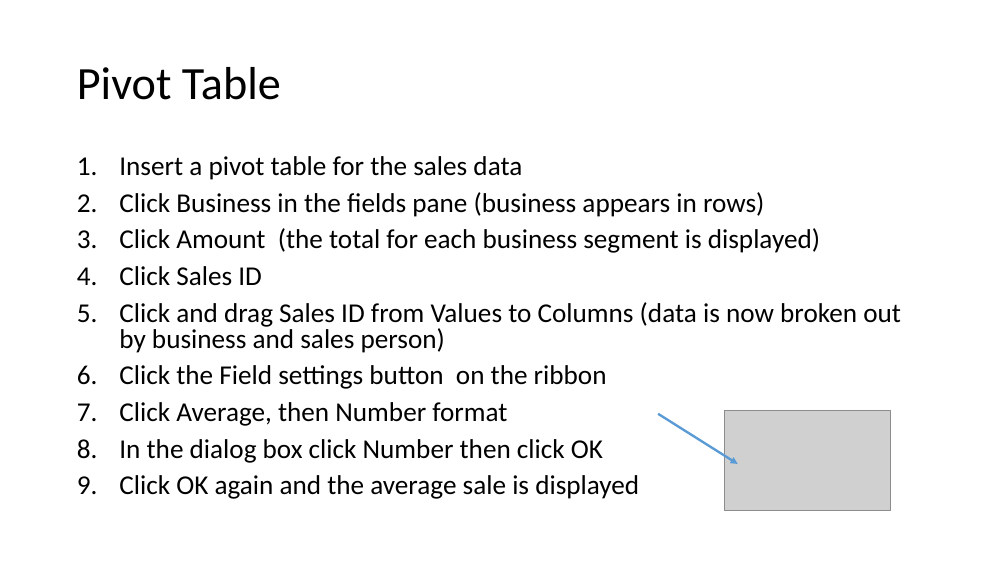
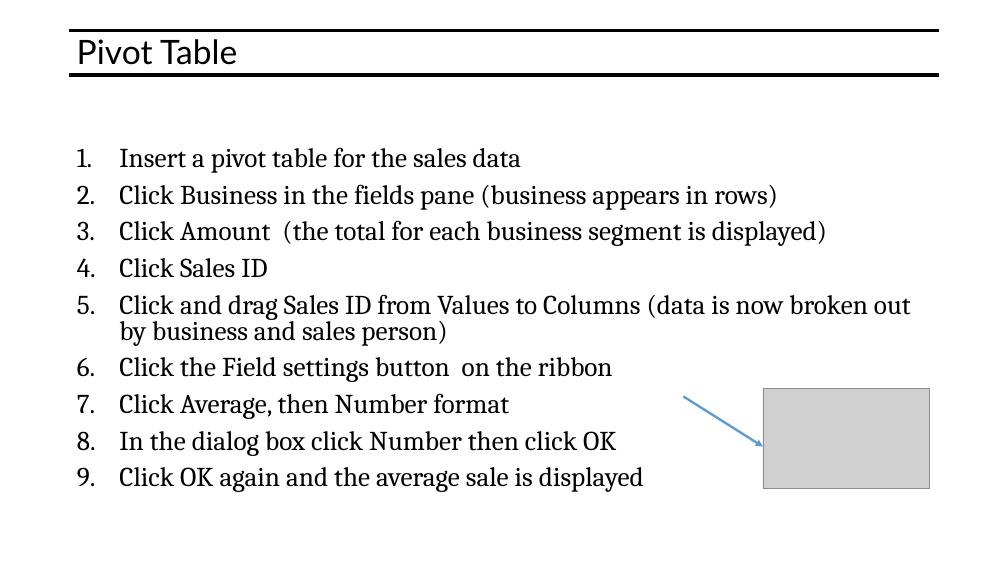
Before and after one commit to mjmacarty/excel-at-excel, a slide deck: slide 35 of Excel-at-Excel.pptx. Drawn at 1008x567 pixels with LibreOffice and Linux fonts; fonts in the diff are those of the drawing; grey boxes stand for pictures. Boxes give left, top, right and bottom in pixels: in the first picture for what was removed or moved away, otherwise in the second. Text is boxed around its words. In the diff, an @@ line names an element or a change of style, - is before the commit and + after.

```diff
--- a/Excel-at-Excel.pptx
+++ b/Excel-at-Excel.pptx
@@ title "Pivot Table" at [77, 39, 237, 65]: size 44 to 32 pt, font Calibri to Lato; vertical alignment middle to top @@
@@ line added from (70, 30) to (939, 30), #000000 3 pt @@
@@ line added from (70, 75) to (939, 75), #000000 3 pt @@
@@ text "Insert a pivot table for ...": place and size @@
-text "Insert a pivot table for ..." at [119, 156, 901, 499]
+text "Insert a pivot table for ..." at [119, 147, 911, 492]
@@ text "Insert a pivot table for ..." at [119, 147, 911, 492]: font Calibri to Cambria @@
@@ picture: place and size @@
-picture at [724, 411, 891, 510]
+picture at [763, 389, 929, 488]
@@ arrow moved from (659, 414) - (738, 464) to (684, 396) - (763, 447) @@
```
Also in this commit, not shown: 39 other slides changed, 1 slide added.
